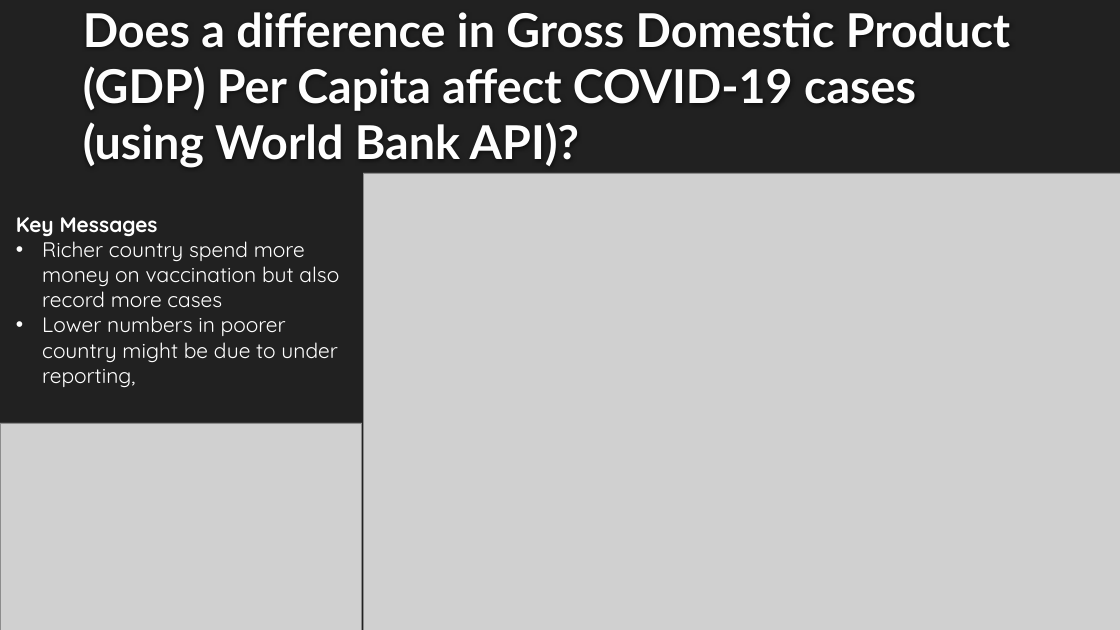
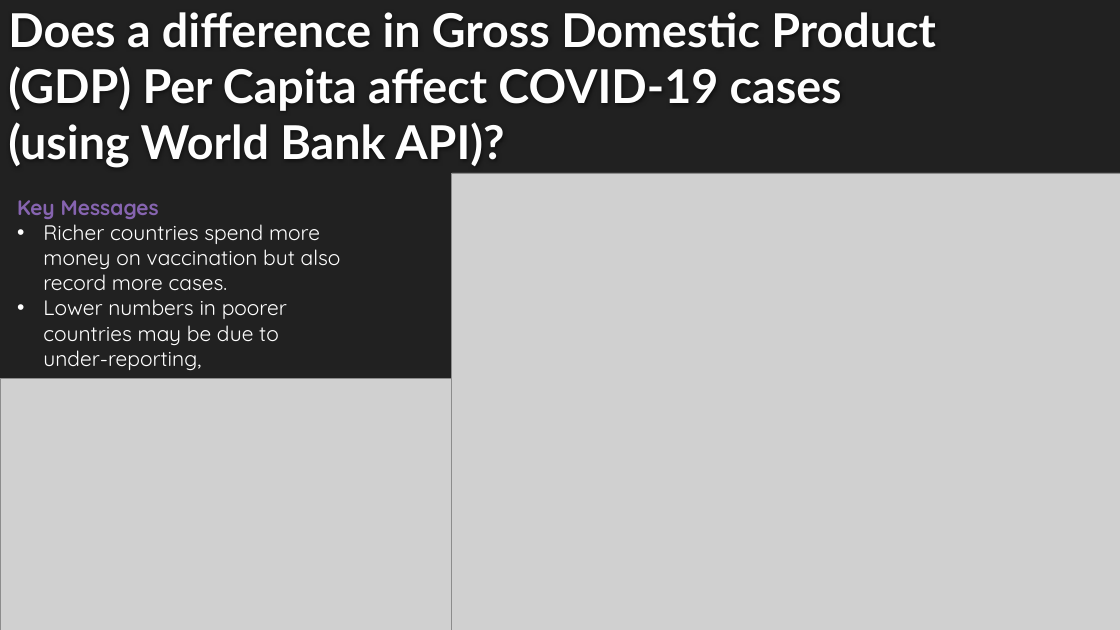
Before and after one commit to cmorrow28/project_one, a slide deck: slide 8 of Covid19_Presentation_Final.pptx (slide 7 before the commit). Drawn at 1120x630 pixels with LibreOffice and Linux fonts; fonts in the diff are those of the drawing; grey boxes stand for pictures; background and template pictures are left out. Boxes give left, top, right and bottom in pixels: in the first picture for what was removed or moved away, otherwise in the second. Text is boxed around its words. In the diff, an @@ line names an element or a change of style, - is before the commit and + after.

```diff
--- a/Covid19_Presentation_Final.pptx
+++ b/Covid19_Presentation_Final.pptx
@@ title "Does a difference in Gross ...": place and size @@
-title "Does a difference in Gross ..." at (83,12,1011,168)
+title "Does a difference in Gross ..." at (8,12,936,168)
@@ picture: place and size @@
-picture at (363,173,1120,630)
+picture at (452,173,1120,630)
@@ text "Key Messages": place and size @@
-text "Key Messages" at (16,217,339,387)
+text "Key Messages" at (17,200,341,370)
@@ text at (17,200,159,219): text colour #FFFFFF to #8664B0 in "Key Messages" @@
@@ text at (43,224,341,370): text changed @@
-• Richer country spend more money on vaccination but also record more cases
-• Lower numbers in poorer country might be due to under reporting,
+• Richer countries spend more money on vaccination but also record more cases.
+• Lower numbers in poorer countries may be due to under-reporting,
@@ picture: place and size @@
-picture at (0,423,362,630)
+picture at (0,378,452,630)
```
Also in this commit, not shown: 10 other slides changed.
